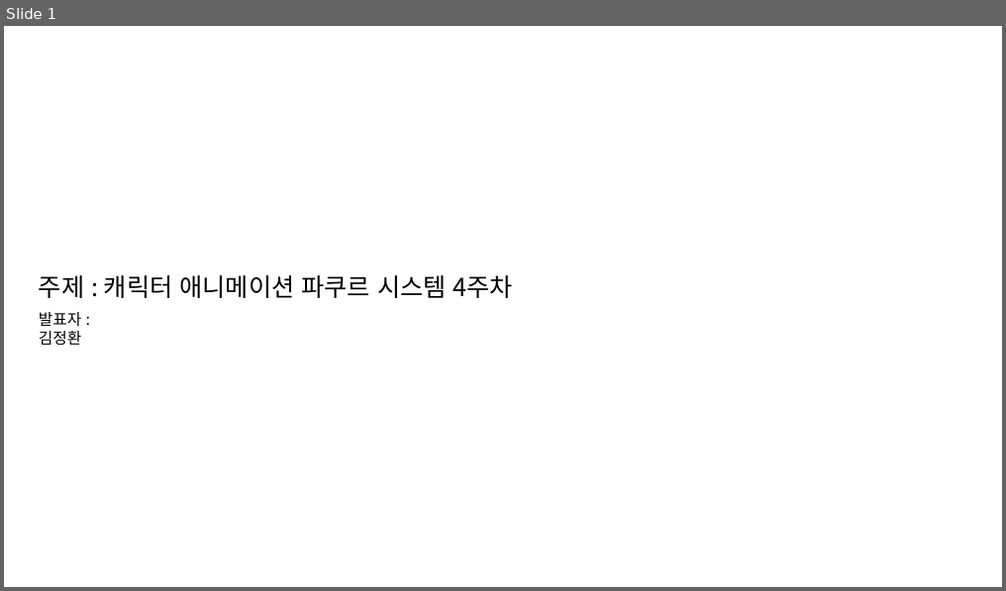
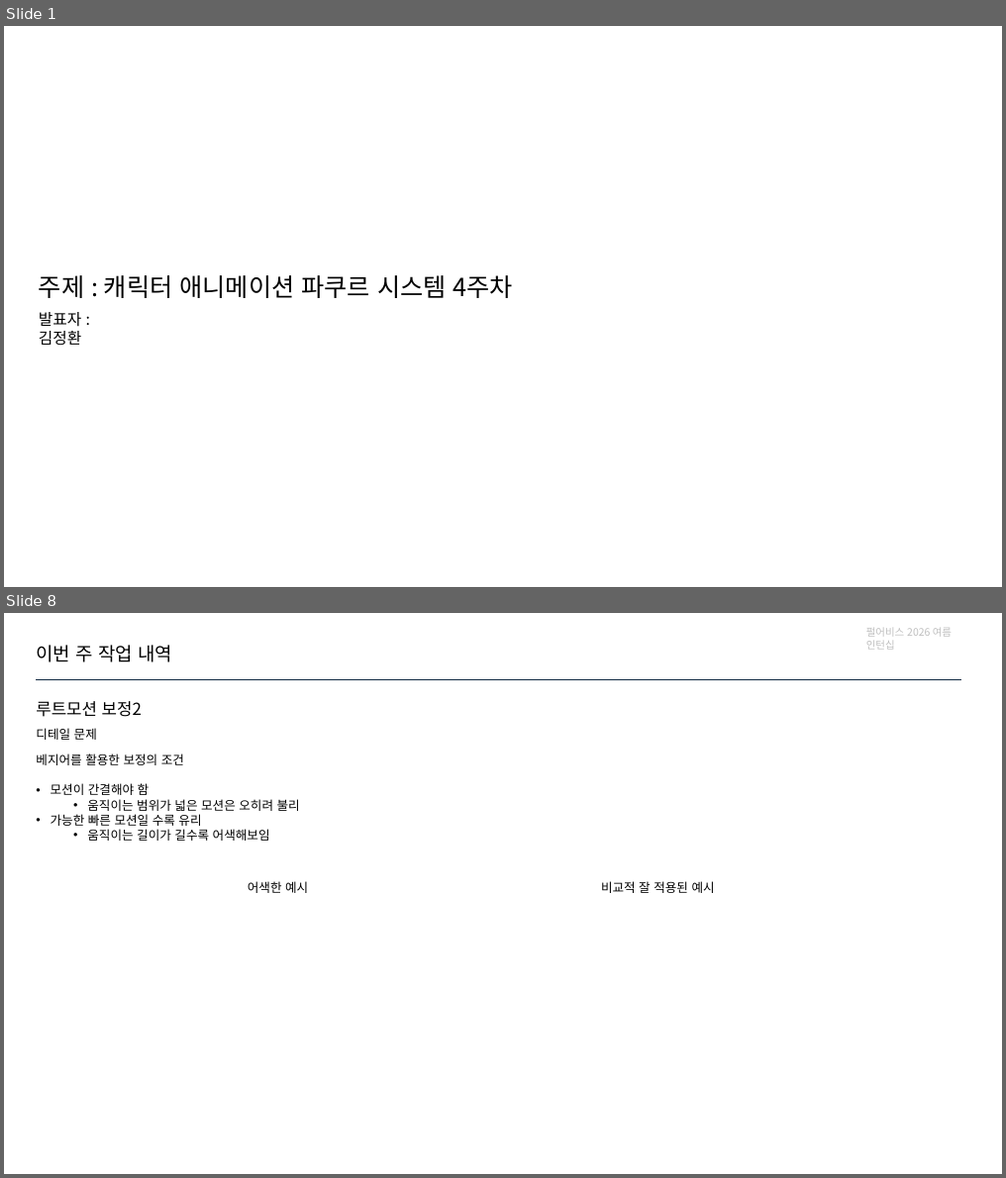
Before and after one commit to jhk0701/PA26-Character-Animation-Parkour, a slide deck: PPT/week4.pptx. Shown one above the other, each under a label of ours: slide 1 before the commit, slides 1 and 8 after it; the slides between them are not shown. The pictures are 1006x591 and 1006x1178 pixels, drawn with LibreOffice and Linux fonts; fonts in the diff are those of the drawing. Boxes give left, top, right and bottom in pixels: in the first picture for what was removed or moved away, otherwise in the second. Text is boxed around its words. In the diff, an @@ line names an element or a change of style, - is before the commit and + after.

```diff
--- a/PPT/week4.pptx
+++ b/PPT/week4.pptx
@@ slide 8 added at [4,613,1002,1174], background #FFFFFF @@
@@ text added at [866,628,951,650], 10 pt, text #BFBFBF @@
+펄어비스 2026 여름 인턴십
@@ text added at [36,645,172,663], 18 pt, text #000000 @@
+이번 주 작업 내역
@@ text added at [36,701,142,717], 16 pt, text #000000 @@
+루트모션 보정2
@@ line added from (36, 680) to (961, 680), #0E2841 1.5 pt @@
@@ text added at [36,728,97,740], 12 pt, text #000000 @@
+디테일 문제
@@ text added at [36,754,300,841], 12 pt, text #000000 @@
+베지어를 활용한 보정의 조건
+• 모션이 간결해야 함
+  • 움직이는 범위가 넓은 모션은 오히려 불리
+• 가능한 빠른 모션일 수록 유리
+  • 움직이는 길이가 길수록 어색해보임
@@ text added at [248,881,308,893], 12 pt, text #000000 @@
+어색한 예시
@@ text added at [601,881,715,893], 12 pt, text #000000 @@
+비교적 잘 적용된 예시
```
Also in this commit, not shown: 5 slides changed, 2 other slides added.
